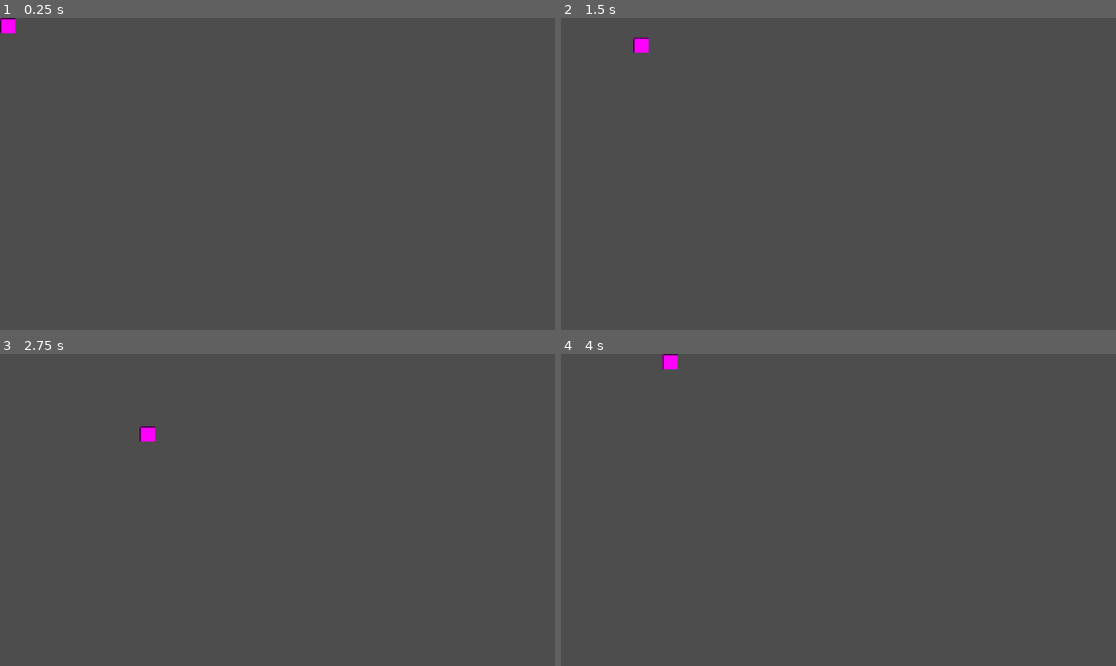
Above: before the commit, frames 1-4 (two rows, left to right).
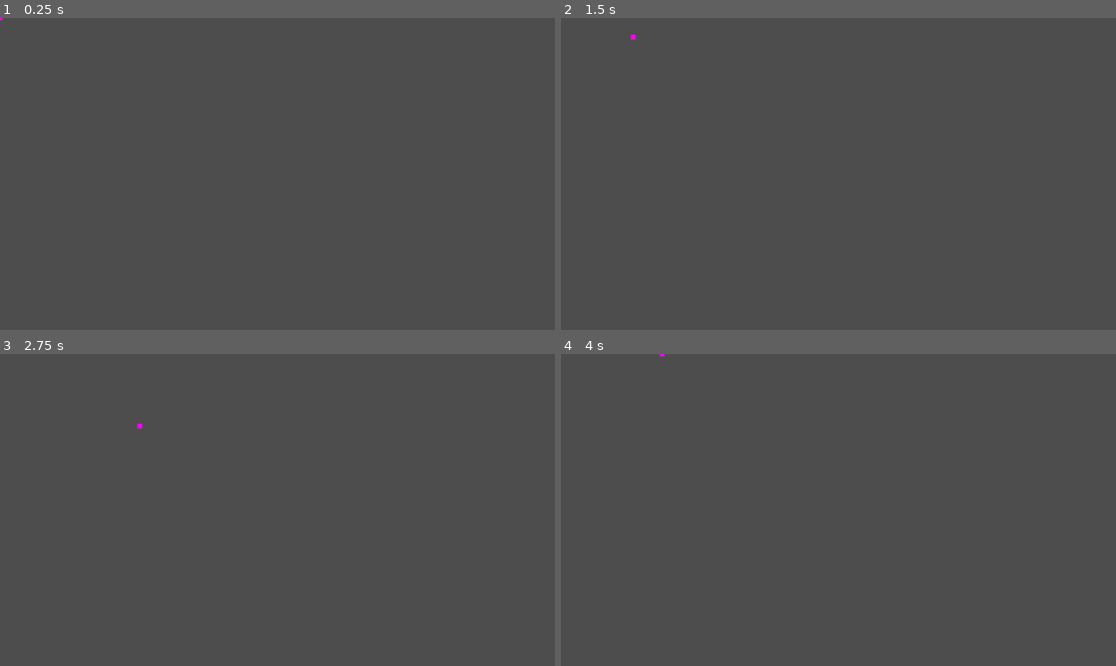
Above: after the commit, the same moments.

Repository: StmMtn/PaperTim
Game: Godot game, scene res://game_paper.tscn
Same seed, same stepped clock (60 frames per second), same inputs: the game is played once before the commit and once after it.
Inputs:
- Up to frame 1 (0.25 s): no input
- Up to frame 2 (1.5 s): tap Enter at 0.5 s; hold Right (ui_right) 0.53-1.28 s; hold Down (ui_down) from 1.28 s (still down)
- Up to frame 3 (2.75 s): release Down (ui_down) at 2.03 s; hold Right (ui_right) from 2.03 s (still down)
- Up to frame 4 (4 s): release Right (ui_right) at 2.78 s; hold Up (ui_up) 2.78-3.53 s; hold Left (ui_left) from 3.53 s (still down)

The runs differ from the first frame. In frame 1, 0.1% of the frame differs, in the area x 0-3%, y 0-5%; in frame 2, 0.1%; in frame 3, 0.2%, in the area x 24-29%, y 22-29%; in frame 4, 0.1%.

Commit message:
did stuf

Diff:
--- /dev/null
+++ b/client/papertim/character_body_2d.tscn
@@ -0,0 +1,40 @@
+[gd_scene load_steps=3 format=3 uid="uid://6c57ngnb4vgm"]
+
+[sub_resource type="GDScript" id="GDScript_186t8"]
+script/source = "extends CharacterBody2D
+
+var speed := 200
+var is_local_player := false   # <<< Flag für \"gehört zu mir?\"
+
+func _physics_process(delta):
+	if is_local_player:
+		var direction = Vector2.ZERO
+
+		if Input.is_action_pressed(\"ui_right\"):
+			direction.x += 1
+		if Input.is_action_pressed(\"ui_left\"):
+			direction.x -= 1
+		if Input.is_action_pressed(\"ui_down\"):
+			direction.y += 1
+		if Input.is_action_pressed(\"ui_up\"):
+			direction.y -= 1
+
+		velocity = direction.normalized() * speed
+		move_and_slide()
+
+		# eigene Position senden
+		if get_parent().has_method(\"send_position\"):
+			get_parent().send_position(global_position)
+"
+
+[sub_resource type="CanvasTexture" id="CanvasTexture_ij6vw"]
+specular_color = Color(1, 0, 1, 1)
+
+[node name="CharacterBody2D" type="CharacterBody2D"]
+script = SubResource("GDScript_186t8")
+
+[node name="Sprite2D" type="Sprite2D" parent="."]
+modulate = Color(1, 0, 1, 1)
+self_modulate = Color(1, 0, 1, 1)
+scale = Vector2(10, 10)
+texture = SubResource("CanvasTexture_ij6vw")
--- a/client/papertim/game_paper.gd
+++ b/client/papertim/game_paper.gd
@@ -1,15 +1,56 @@
 extends Node2D
 
 var ws := WebSocketPeer.new()
+var my_id := 0
+var players := {}   # andere Spieler
+var my_player = null
 
 func _ready():
 	ws.connect_to_url("wss://localhost:8443")
 	print("Connecting...")
 
+	# Eigenen Player instanzieren
+	my_player = preload("res://character_body_2d.tscn").instantiate()
+	my_player.is_local_player = true    # <<< Nur mein Spieler reagiert auf Eingabe
+	add_child(my_player)
+
 func _process(delta):
 	ws.poll()
 	var state = ws.get_ready_state()
+
 	if state == WebSocketPeer.STATE_OPEN:
-		ws.put_packet("Hello from client".to_utf8_buffer())
+		while ws.get_available_packet_count() > 0:
+			var raw_msg = ws.get_packet().get_string_from_utf8()
+			var data = JSON.parse_string(raw_msg)
+			if data == null:
+				continue
+
+			match data.type:
+				"init":
+					my_id = data.id
+					print("My ID: %s" % my_id)
+
+				"update":
+					if data.id == my_id:
+						# Ignorieren, weil wir unseren eigenen Player lokal bewegen
+						continue
+
+					if not players.has(data.id):
+						var new_player = preload("res://character_body_2d.tscn").instantiate()
+						add_child(new_player)
+						players[data.id] = new_player
+
+					players[data.id].global_position = Vector2(data.x, data.y)
+
+				"remove":
+					if players.has(data.id):
+						players[data.id].queue_free()
+						players.erase(data.id)
+
 	elif state == WebSocketPeer.STATE_CLOSED:
 		print("WebSocket closed")
+
+func send_position(pos: Vector2):
+	if ws.get_ready_state() == WebSocketPeer.STATE_OPEN:
+		var msg = {"x": pos.x, "y": pos.y}
+		ws.put_packet(JSON.stringify(msg).to_utf8_buffer())
--- a/client/papertim/game_paper.tscn
+++ b/client/papertim/game_paper.tscn
@@ -1,10 +1,7 @@
-[gd_scene load_steps=4 format=3 uid="uid://bdfjfwcig0vw"]
+[gd_scene load_steps=3 format=3 uid="uid://bni73cka7cqb5"]
 
 [ext_resource type="Script" uid="uid://57jms8o4y7er" path="res://game_paper.gd" id="1_1kfx5"]
 [ext_resource type="Script" uid="uid://np4nclawcn4q" path="res://player.gd" id="1_a0vu3"]
-
-[sub_resource type="PlaceholderTexture2D" id="PlaceholderTexture2D_1kfx5"]
-size = Vector2(32, 32)
 
 [node name="GamePaper" type="Node2D"]
 script = ExtResource("1_1kfx5")
@@ -12,6 +9,5 @@
 [node name="Player" type="CharacterBody2D" parent="."]
 script = ExtResource("1_a0vu3")
 
-[node name="Sprite2D" type="Sprite2D" parent="Player"]
-position = Vector2(16, 16)
-texture = SubResource("PlaceholderTexture2D_1kfx5")
+[node name="Node2D" type="Node2D" parent="Player"]
+scale = Vector2(39.1648, 16.5651)
--- a/client/papertim/project.godot
+++ b/client/papertim/project.godot
@@ -11,6 +11,6 @@
 [application]
 
 config/name="PaperTim"
-run/main_scene="uid://bdfjfwcig0vw"
+run/main_scene="uid://bni73cka7cqb5"
 config/features=PackedStringArray("4.4", "Forward Plus")
 config/icon="res://icon.svg"
Not shown, added: .dockerignore
Not shown, added: DOCKERFILE
Not shown, changed: client/Game/game.html
Not shown, changed: client/Game/game.pck
Not shown, changed: client/papertim/.gitignore
Not shown, added: docker-compose.yml
Not shown, changed: server/server.js
